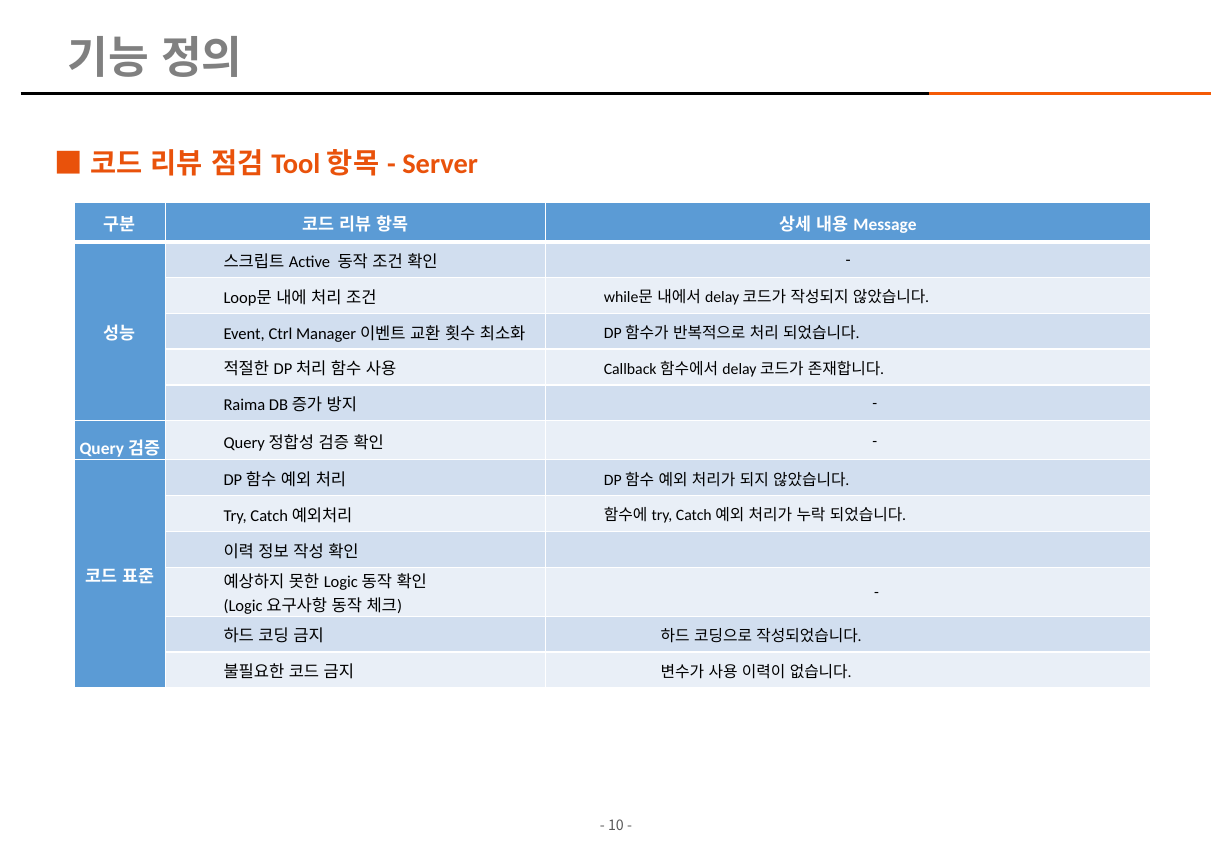
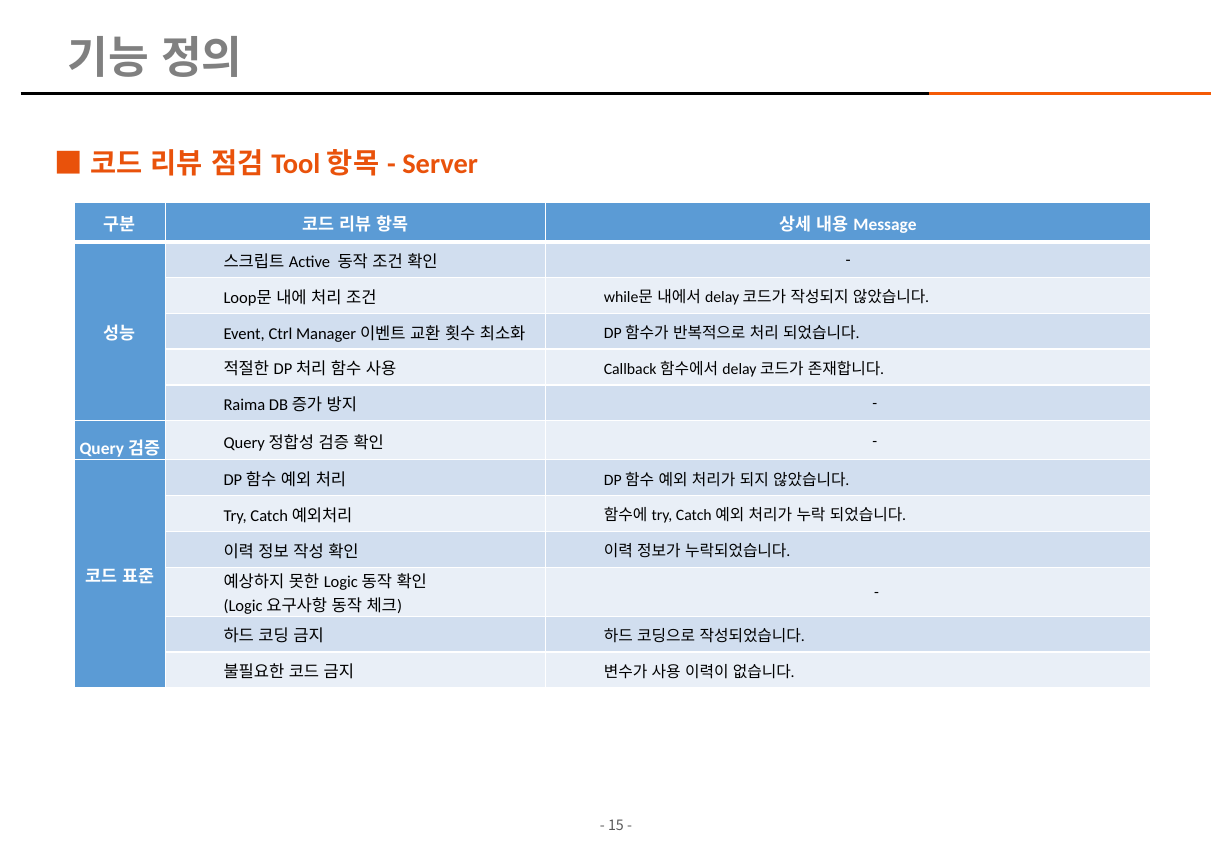
Before and after one commit to kimhopepa/PythonPjt, a slide deck: slide 15 of CodeReviewTool/doc/CodeReview_점검_Tool_개발계획서_rev06.pptx (slide 10 before the commit). Drawn at 1232x853 pixels with LibreOffice and Linux fonts; fonts in the diff are those of the drawing; background and template pictures are left out. Boxes give left, top, right and bottom in pixels: in the first picture for what was removed or moved away, otherwise in the second. Text is boxed around its words. In the diff, an @@ line names an element or a change of style, - is before the commit and + after.

```diff
--- a/CodeReviewTool/doc/CodeReview_점검_Tool_개발계획서_rev06.pptx
+++ b/CodeReviewTool/doc/CodeReview_점검_Tool_개발계획서_rev06.pptx
@@ table at box(74, 202, 1149, 683) @@
-row 10, column 3: 
+row 10, column 3: 이력 정보가 누락되었습니다.
@@ list level 3 to 2 in "하드 코딩으로 작성되었습니다." @@
@@ list level 3 to 2 in "변수가 사용 이력이 없습니다." @@
@@ page number at box(608, 819, 624, 830): text changed @@
-- 10 -
+- 15 -
```
Also in this commit, not shown: 5 other slides changed, 5 slides added, 10 slides removed, 7 other files.
